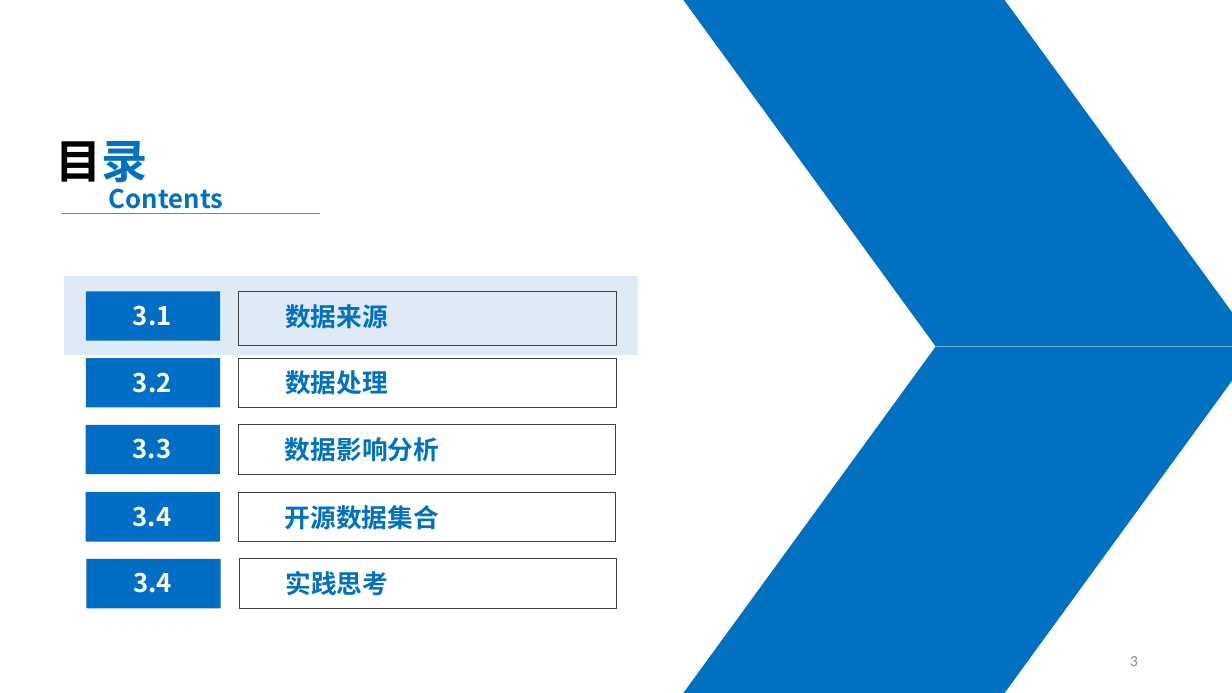
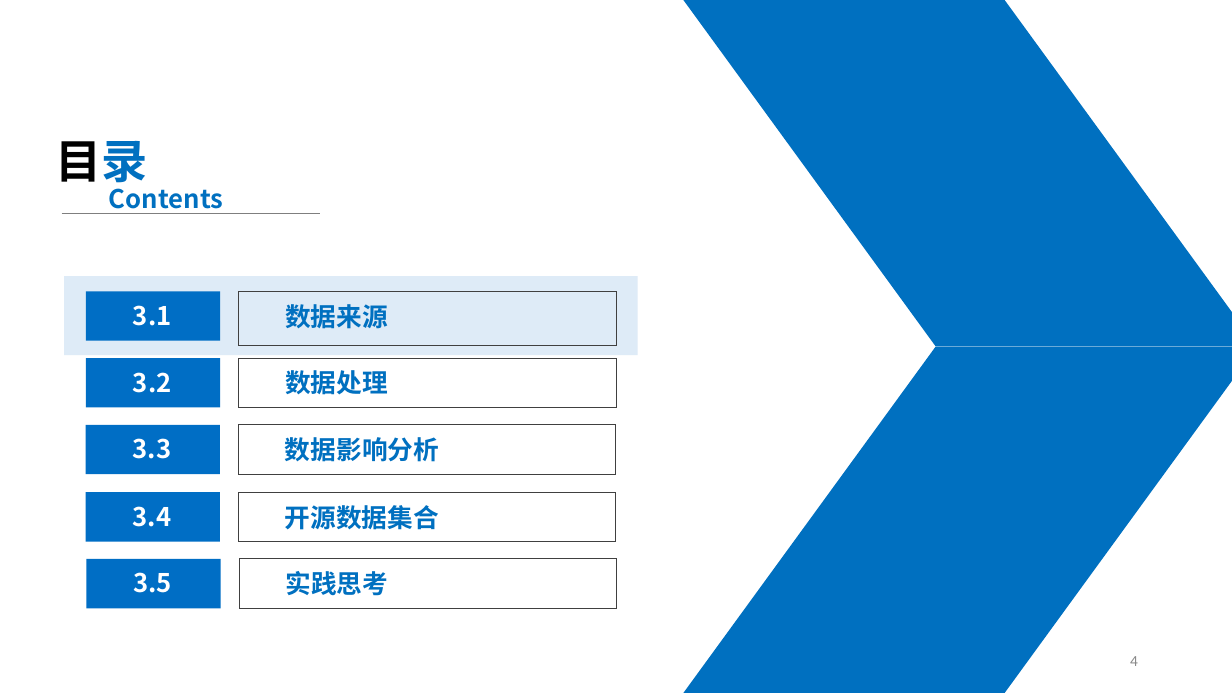
Before and after one commit to intro-llm/intro-llm.github.io, a slide deck: slide 4 of slides/ch3.pptx (slide 3 before the commit). Drawn at 1232x693 pixels with LibreOffice and Linux fonts; fonts in the diff are those of the drawing; background and template pictures are left out. Boxes give left, top, right and bottom in pixels: in the first picture for what was removed or moved away, otherwise in the second. Text is boxed around its words. In the diff, an @@ line names an element or a change of style, - is before the commit and + after.

```diff
--- a/slides/ch3.pptx
+++ b/slides/ch3.pptx
@@ text at (133,572,172,593): text changed @@
-3.4
+3.5
@@ page number at (1130,656,1138,666): text changed @@
-3
+4
```
Also in this commit, not shown: 6 other slides changed, 1 other file.
